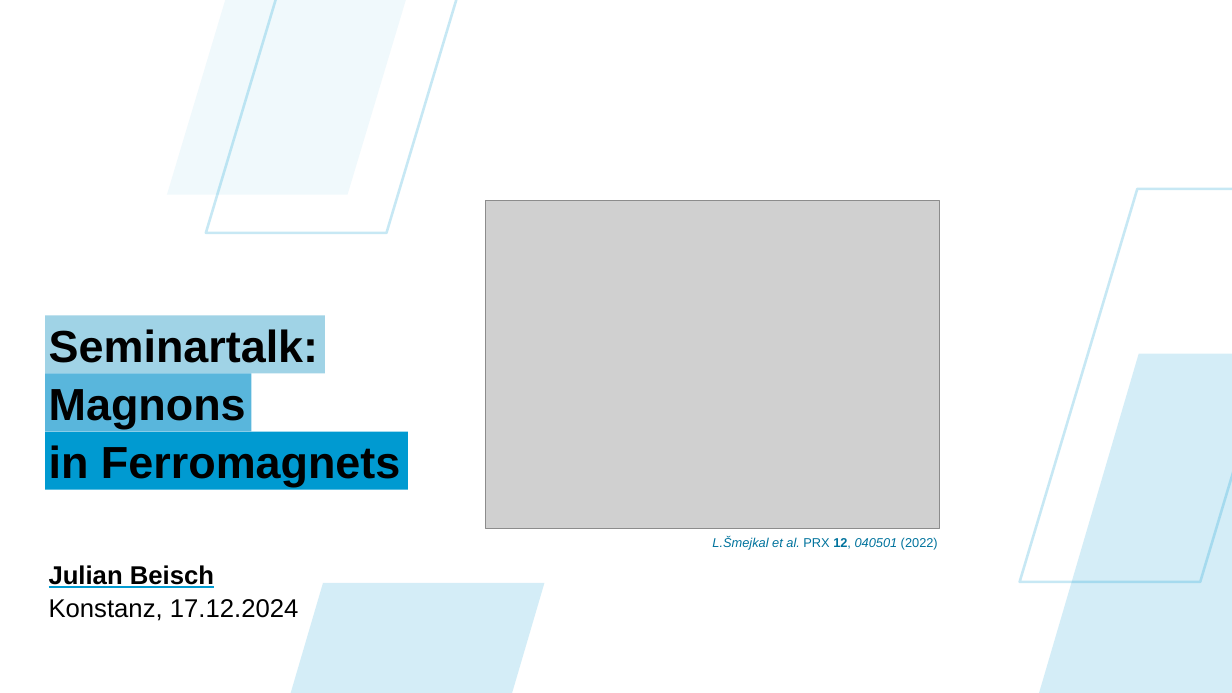
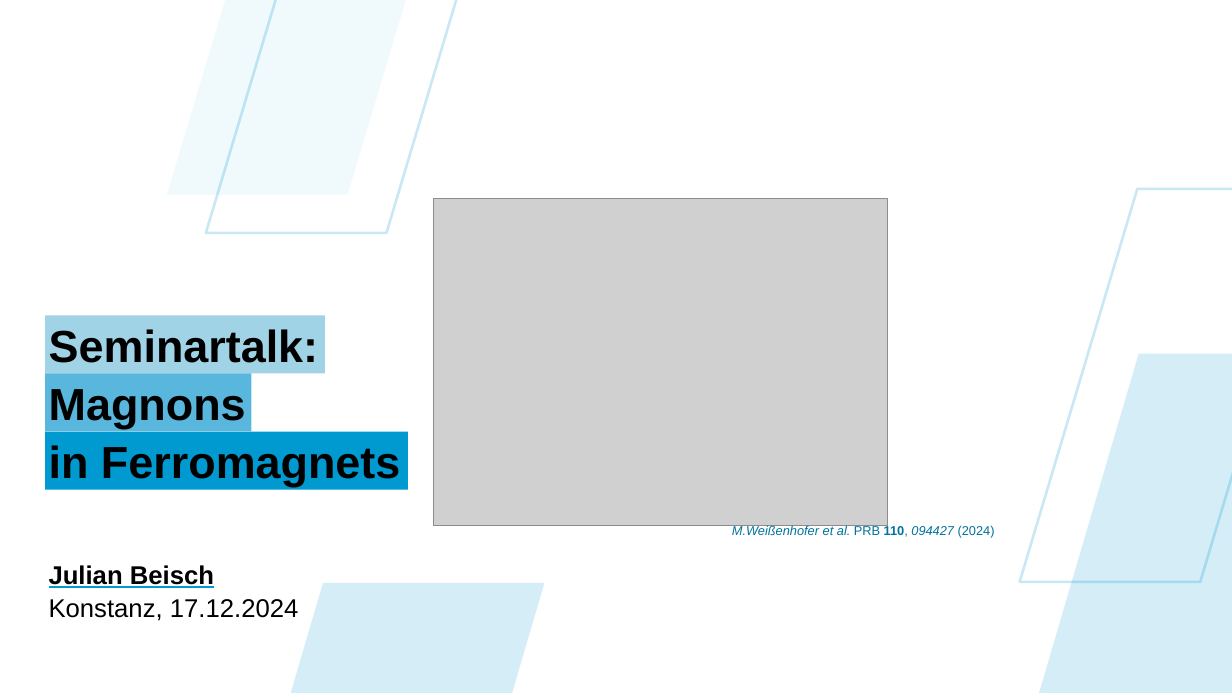
Before and after one commit to HolykingJulex/SeminarSaM, a slide deck: slide 1 of Vortrag.pptx. Drawn at 1232x693 pixels with LibreOffice and Linux fonts; fonts in the diff are those of the drawing; grey boxes stand for pictures; background and template pictures are left out. Boxes give left, top, right and bottom in pixels: in the first picture for what was removed or moved away, otherwise in the second. Text is boxed around its words. In the diff, an @@ line names an element or a change of style, - is before the commit and + after.

```diff
--- a/Vortrag.pptx
+++ b/Vortrag.pptx
@@ picture moved from (x1=485, y1=201, x2=940, y2=529) to (x1=433, y1=198, x2=888, y2=525) @@
@@ text at (x1=732, y1=525, x2=995, y2=538): text changed @@
-L.Šmejkal et al. PRX 12, 040501 (2022)
+M.Weißenhofer et al. PRB 110, 094427 (2024)
```
Also in this commit, not shown: 12 other slides changed, 1 slide added.
